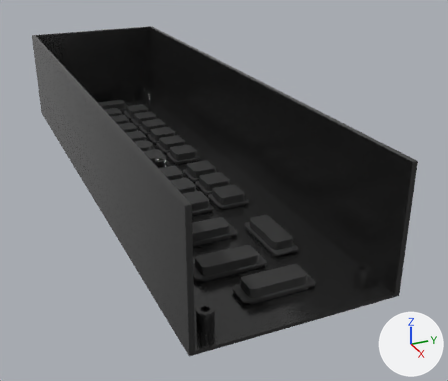
What one commit did to the Blender file A-10CV1.2/A-10C-UFC/A10UFCRev.blend.
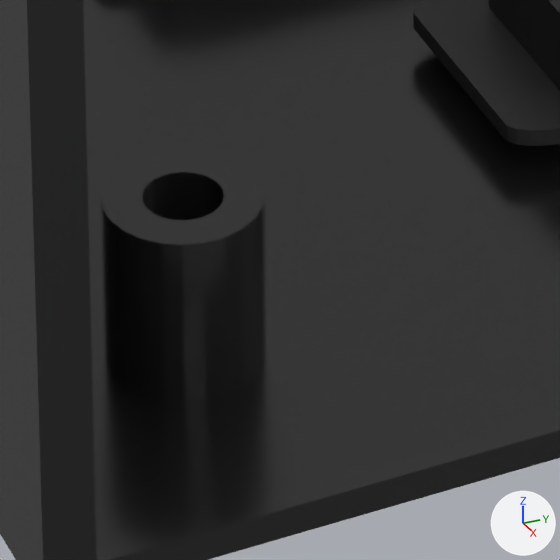
The first picture shows the older version from a 50 mm lens placed at (472.0, -60.0, 118.0), pointed at (218.0, 54.0, -9.0). The close-ups show both versions on the part from 41% to 56% of the width and 75% to 92% of the height of that picture; other places that the commit changed are outside them. The axes (+X, +Y, +Z) are drawn at lower right. The lights are the same throughout.

The first close-up shows 'ButtonRocker.004', 'Case'.
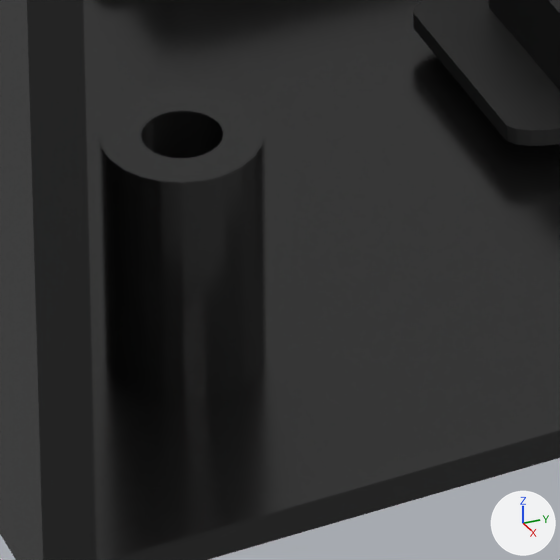
Pixel boxes [x1, y1, x2, y2] of what changed, in the close-ups (560 x 560 px; the box of a moved part takes in the faces that stretch with it):
part 1 of me_plane_001, moved or reshaped: before [101, 149, 266, 403]; after [100, 88, 266, 403]

Edits to the bpy script that builds the scene:
```text
Change me_plane_001:
    where me_plane_001.from_pydata(...)  # 2872 vertices, 1778 faces; spans x -0.89..0.93, y -0.94..0.95, z -1.17..0.05
    used by ob_case; location = (192.77, 31.73, -4.3); rotation_euler = (3.142, 0.0, 0.0), in degrees (180, 0, 0); scale = (148.0, 41.8, 41.8)
    me_plane_001 part 1: all 56 vertices in x 0.84..0.88, y 0.65..0.8, z -0.15 are moved by (0.0, 0.0, -0.06)
```
